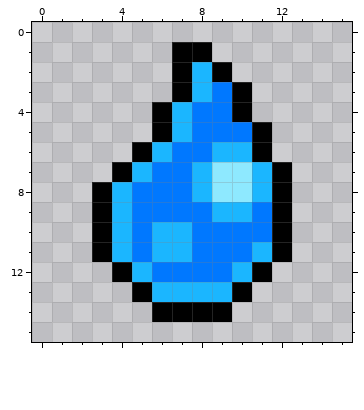
One commit to this pixel-art sprite: ducktales/src/main/resources/Status/Buff_hydrated.png. That is the earlier state.
The file is 64x64 pixels, drawn in blocks of 4x4; one block is one cell here.
The result:
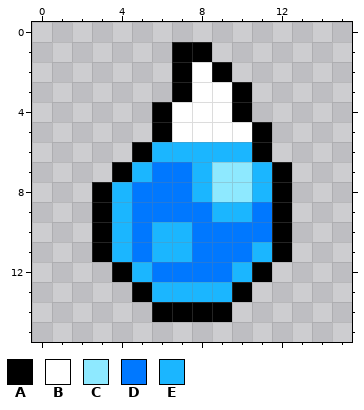
Palette (. is transparent): A #000000  B #ffffff  C #8ee9ff  D #0078ff  E #1bb6ff
Difference:
Changed rows in their new state; - is an unchanged pixel.
first column x 7:
 2 -B--
 3 -BB-
 4 BBB-
 5 BBBB
 6 EE--
Changed places in both pictures, as pixel boxes (x1, y1, x2, y2):
changed: (172, 62, 252, 162)
